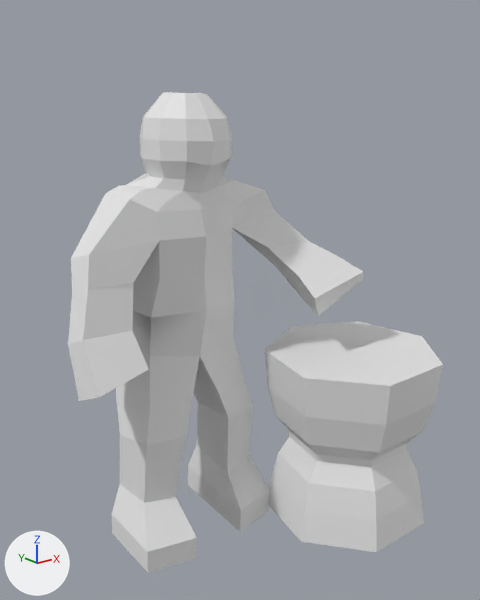
Two versions of the glTF model assets/models/shaman.glb, one commit apart.
Rendered twice from a 50 mm lens placed at (-2.52, -3.74, 3.15), pointed at (0.3, -0.22, 1.74). Arrows for +X, +Y and +Z are at lower left; the lights stay in place. The older version comes first. Where no turn or scale is listed for an object, it has been applied to the vertices. Vertices at exactly the same position are counted once.

The scene before the commit, as lines of its bpy script (objects in view):
```python
mat_teamcolor = principled_material('TeamColor')
mat_teamcolor.base_color = (0.8, 0.8, 0.8)  # white #e7e7e7
me_cylinder = bpy.data.meshes.new('Cylinder')
me_cylinder.from_pydata(...)  # 56 vertices, 108 faces; spans x -0.64..0.64, y -0.59..0.66, z -0.14..1.92
me_cylinder.materials.append(mat_teamcolor)  # white #e7e7e7
me_cylinder_001 = bpy.data.meshes.new('Cylinder.001')
me_cylinder_001.from_pydata(...)  # 199 vertices, 395 faces; spans x -1.19..0.99, y -0.5..0.53, z -2.77..0.44
me_cylinder_001.materials.append(mat_teamcolor)  # white #e7e7e7
ob_cylinder = bpy.data.objects.new('Cylinder', me_cylinder)
ob_cylinder.location = (1.016, -0.66, 1.235)
ob_cylinder.rotation_euler = (0.0, -3.142, 0.0)  # degrees (0, -180, 0)
ob_cylinder.scale = (1.0, 1.0, 0.634)
ob_mage = bpy.data.objects.new('mage', me_cylinder_001)
ob_mage.location = (0.271, -0.131, 2.708)
```
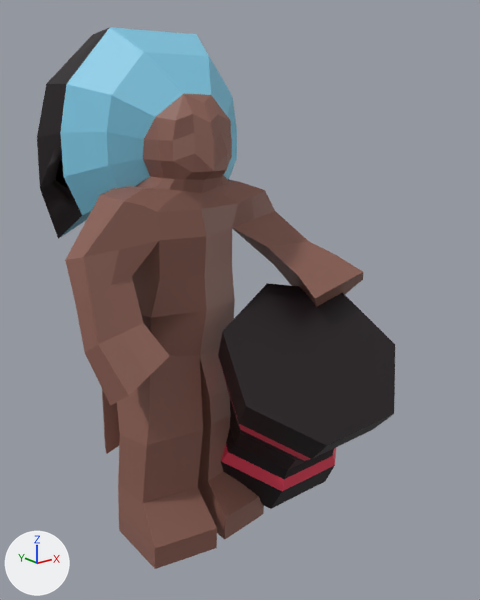
The change in detail:
Material 'TeamColor' (mat_teamcolor) changes colour from white #e7e7e7 to red #e73e5a; in linear values from (0.8, 0.8, 0.8) to (0.8, 0.0479, 0.102).
Material 'Material' (mat_material) is new.
Its base color is (0.00749, 0.00222, 0.00436) (black #15070e).
Material 'Material.002' (mat_material_002) is new.
Its base color is (0.257, 0.114, 0.0864) (brown #8b5f53).
Material 'Material.003' (mat_material_003) is new.
Its base color is (0.214, 0.596, 0.8) (cyan #7fcbe7).
me_cylinder_001 is used by ob_mage; location (0.271, -0.131, 2.708).
me_cylinder_001 had 199 vertices, 395 faces and spanned x -1.19..0.99, y -0.5..0.53, z -2.77..0.44.
me_cylinder_001 now has 321 vertices, 653 faces and spans x -1.13..0.99, y -0.5..0.85, z -2.77..0.84.
Part 1, on me_cylinder_001:
33 vertices are removed from x -1.14..0.03, y -0.17..0.48, z -1.42..0.44.
165 faces are deleted.
5 vertices in x -0.87..-0.37, y -0.19..0.4, z -2.76..-1.64 move by (0.06, 0.0, 0.0).
4 vertices in x -0.48..-0.47, y -0.1..0.52, z -2.75..-1.87 move by (0.15, 0.0, 0.0).
3 vertices in x -0.8..0.14, y 0.02..0.5, z -2.74..-2.32 move by (-0.01, 0.0, 0.0).
3 vertices in x 0.26..0.32, y -0.18..0.3, z -2.76..-2.55 move by (-0.06, 0.0, 0.0).
36 vertices move from x -1.19..0.32, y -0.27..0.51, z -2.77..0.43 to x -1.1..0.26, y -0.31..0.51, z -2.77..0.67.
155 vertices are added at x -1.13..0.85, y -0.5..0.85, z -2.33..0.84.
22 new faces join them, mat_material (black #15070e).
324 new faces join them, mat_material_002 (brown #8b5f53).
77 new faces join them, mat_material_003 (cyan #7fcbe7).
me_cylinder_001 part 2: 229 faces spanning x -1.1..0.99, y -0.5..0.53, z -2.77..0.16 switch from mat_teamcolor (white #e7e7e7) to mat_material_002 (brown #8b5f53).
me_cylinder_001 gains material mat_material (black #15070e).
me_cylinder_001 gains material mat_material_003 (cyan #7fcbe7).
me_cylinder has 56 vertices, 108 faces and spans x -0.64..0.64, y -0.59..0.66, z -0.14..1.92.
me_cylinder is used by ob_cylinder; location (1.016, -0.66, 1.235); rotation (0.0, -3.142, 0.0), in degrees (0, -180, 0); scale (1.0, 1.0, 0.634).
me_cylinder part 3: 42 of 56 vertices moved; they spanned x -0.61..0.61, y -0.56..0.62, z 0.33..1.55 and now span x -0.62..0.6, y -0.56..0.63, z 0.36..1.47; mean shift (0.0, 0.0, -0.01); largest move (0.24, -0.51, 0.71) -> (0.25, -0.52, 0.56).
me_cylinder part 4: 80 faces spanning x -0.64..0.64, y -0.59..0.66, z -0.14..1.92 switch from mat_teamcolor (white #e7e7e7) to mat_material (black #15070e).
Object 'Cylinder' (ob_cylinder) moves from (1.016, -0.66, 1.235) to (0.557, -0.681, 1.349).
Object 'Cylinder' (ob_cylinder) turns from (0, -180, 0) to (-38, 173, -7.4) degrees about x, y and z.

Pixel boxes [x1, y1, x2, y2] of what changed, in the pictures (480 x 600 px; the box of a moved part takes in the faces that stretch with it):
'mage', recoloured, reshaped (white to brown, 10% wider, 13% taller): before [68, 92, 363, 573]; after [37, 27, 363, 569]
'Cylinder', recoloured, reshaped, moved, turned: before [264, 321, 443, 552]; after [218, 283, 395, 509]
part 1 of me_cylinder_001, built on: before [71, 92, 363, 401]; after [37, 27, 363, 454]
part 2 of me_cylinder_001, recoloured (white to brown): before [68, 141, 318, 573]; after [90, 141, 316, 569]
part 3 of me_cylinder, moved or reshaped: before [264, 350, 443, 552]; after [218, 331, 392, 509]
part 4 of me_cylinder, recoloured: before [264, 321, 443, 552]; after [218, 283, 395, 509]
